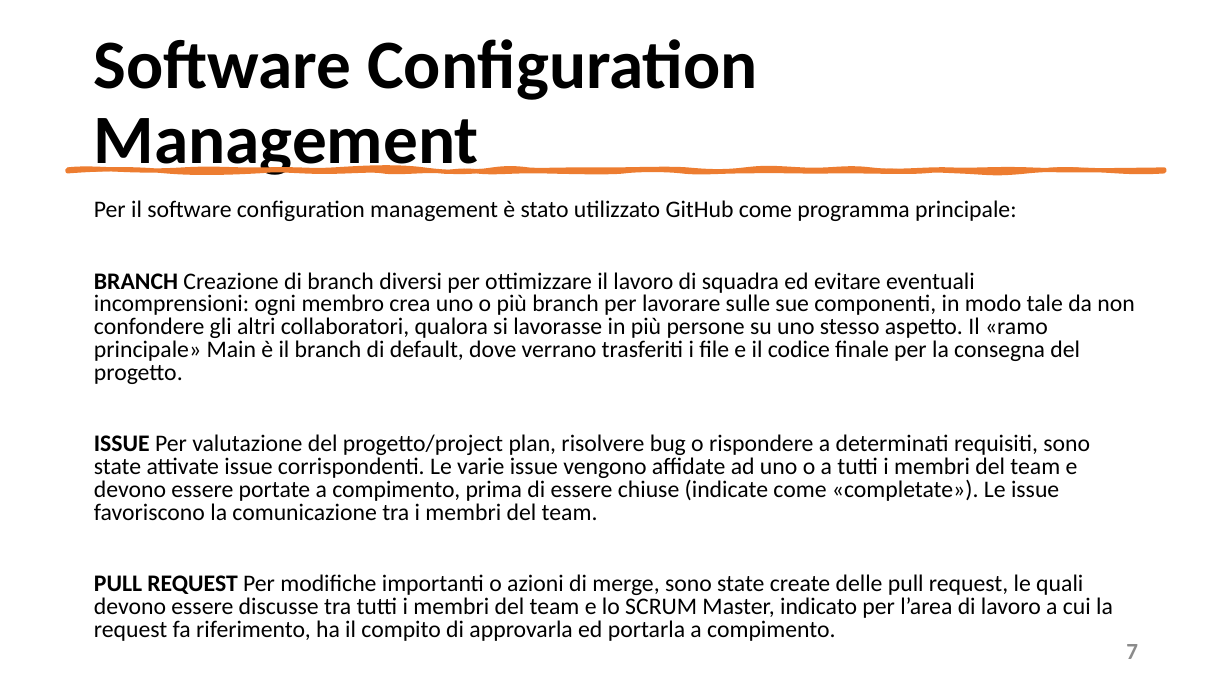
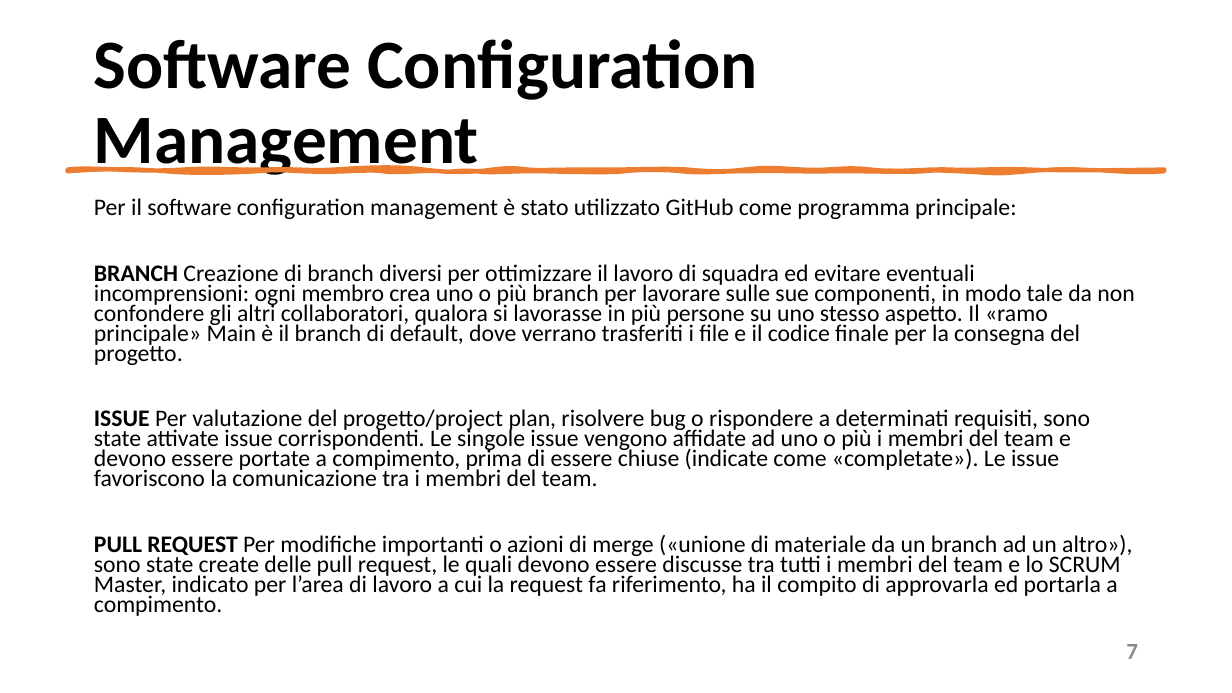
Before and after one commit to mangilimatteo/Progetto_Ingegneria_Software_Cattaneo_Mangili_Saini, a slide deck: slide 7 of Presentazione/Presentazione_Progetto.pptx. Drawn at 1232x693 pixels with LibreOffice and Linux fonts; fonts in the diff are those of the drawing. Boxes give left, top, right and bottom in pixels: in the first picture for what was removed or moved away, otherwise in the second. Text is boxed around its words. In the diff, an @@ line names an element or a change of style, - is before the commit and + after.

Commit message:
Update Presentazione Progetto

```diff
--- a/Presentazione/Presentazione_Progetto.pptx
+++ b/Presentazione/Presentazione_Progetto.pptx
@@ text at [94, 198, 1134, 365]: line spacing 0.8 to 0.7 @@
@@ text at [94, 409, 1132, 616]: text changed @@
-ISSUE Per valutazione del progetto/project plan, risolvere bug o rispondere a determinati requisiti, sono state attivate issue corrispondenti. Le varie issue vengono affidate ad uno o a tutti i membri del team e devono essere portate a compimento, prima di essere chiuse (indicate come «completate»). Le issue favoriscono la comunicazione tra i membri del team.
-PULL REQUEST Per modifiche importanti o azioni di merge, sono state create delle pull request, le quali devono essere discusse tra tutti i membri del team e lo SCRUM Master, indicato per l’area di lavoro a cui la request fa riferimento, ha il compito di approvarla ed portarla a compimento.
+ISSUE Per valutazione del progetto/project plan, risolvere bug o rispondere a determinati requisiti, sono state attivate issue corrispondenti. Le singole issue vengono affidate ad uno o più i membri del team e devono essere portate a compimento, prima di essere chiuse (indicate come «completate»). Le issue favoriscono la comunicazione tra i membri del team.
+PULL REQUEST Per modifiche importanti o azioni di merge («unione di materiale da un branch ad un altro»), sono state create delle pull request, le quali devono essere discusse tra tutti i membri del team e lo SCRUM Master, indicato per l’area di lavoro a cui la request fa riferimento, ha il compito di approvarla ed portarla a compimento.
```
Also in this commit, not shown: 11 other slides changed.
